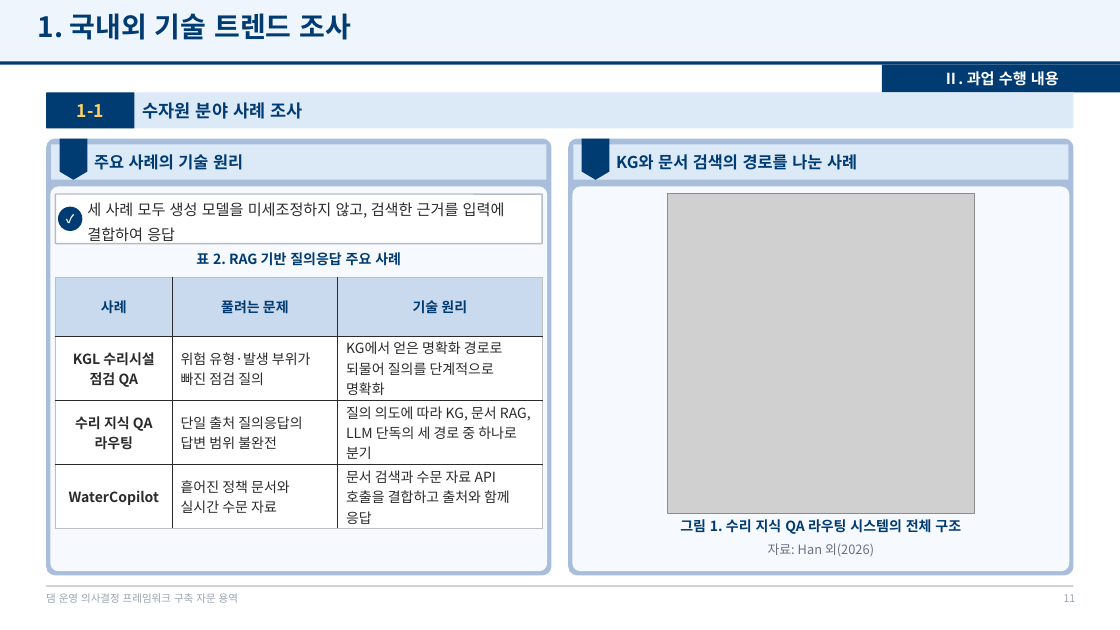
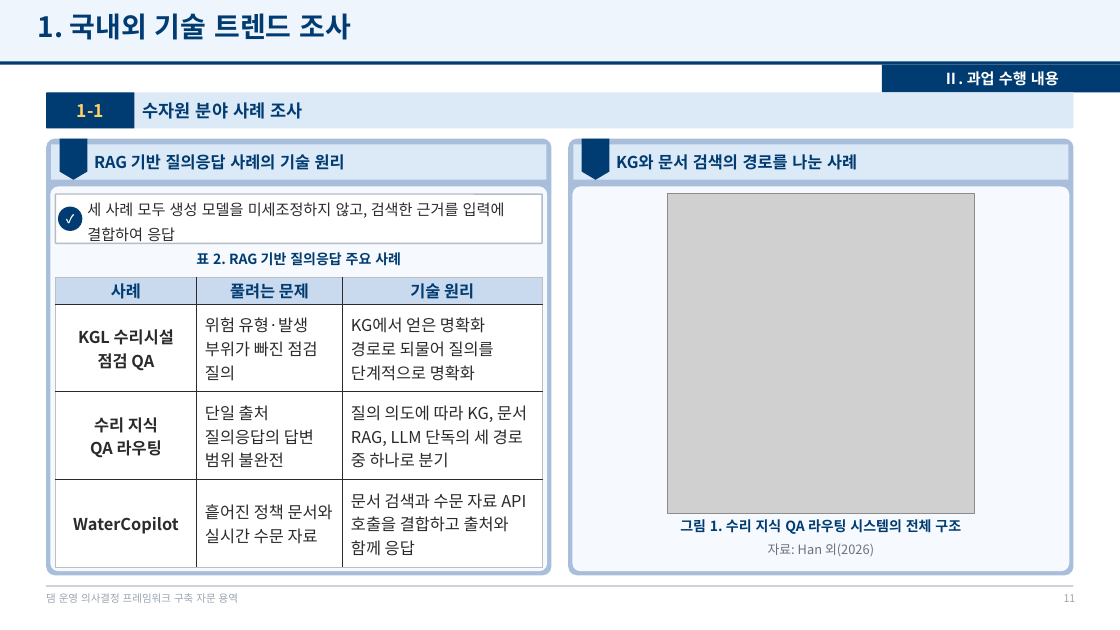
Before and after one commit to mkm1119/KGRAG-LLM, a slide deck: slide 11 of project_khnp/2026.12.09_최종보고회_발표자료_초안.pptx. Drawn at 1120x630 pixels with LibreOffice and Linux fonts; fonts in the diff are those of the drawing; grey boxes stand for pictures; background and template pictures are left out. Boxes give left, top, right and bottom in pixels: in the first picture for what was removed or moved away, otherwise in the second. Text is boxed around its words. In the diff, an @@ line names an element or a change of style, - is before the commit and + after.

```diff
--- a/project_khnp/2026.12.09_최종보고회_발표자료_초안.pptx
+++ b/project_khnp/2026.12.09_최종보고회_발표자료_초안.pptx
@@ text at (x1=94, y1=154, x2=345, y2=170): text changed @@
-주요 사례의 기술 원리
+RAG 기반 질의응답 사례의 기술 원리
@@ table at (x1=55, y1=277, x2=543, y2=567) @@
-row 2, column 1: KGL 수리시설 점검 QA
+row 2, column 1: KGL 수리시설 / 점검 QA
-row 3, column 1: 수리 지식 QA 라우팅
+row 3, column 1: 수리 지식 / QA 라우팅
@@ size 12 to 14 pt in "사례", "풀려는 문제", "기술 원리", "위험 유형·발생 부위가 빠진 점검 질의" and 6 more places @@
```
Also in this commit, not shown: 17 other slides changed, 4 slides added, 2 other files.
